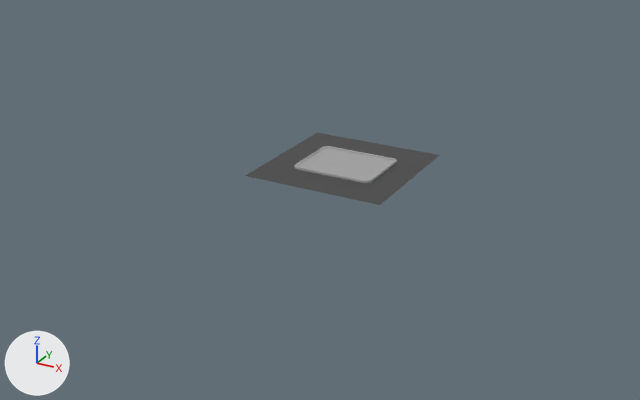
Renders of the FBX model Assets/Configs/Playmat/PlaymatFBX.fbx from each side of a commit.
One viewpoint serves both versions: a camera (50 mm lens) standing at (63.5, -124.3, 54.7) and looking at (-2.6, -4.2, -5.4). Arrows for +X, +Y and +Z are at lower left; the lights stay in place.
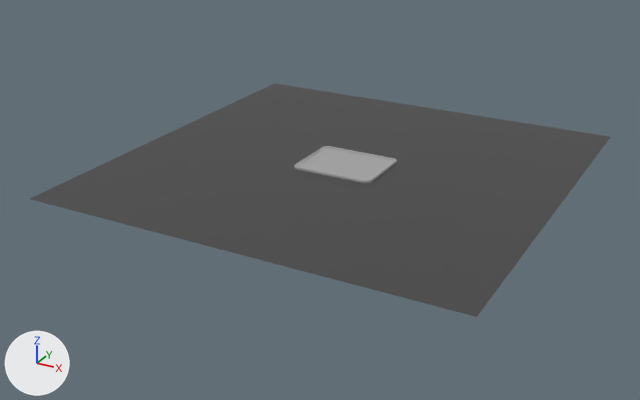
What changed in the scene script:
```text
Change me_cube_001:
    where me_cube_001.from_pydata(...)  # 100 vertices, 75 faces; spans x -12.2..12.2, y -12.2..12.2, z 0.0..0.4
    used by ob_cube; location = (0.0, 0.0, 0.0)
    me_cube_001 part 1
    me_cube_001.vertices[96].co: (-12.2, -12.2, 0.0) -> (-36.1, -36.1, 0.0)  # pixel (244, 175) -> pixel (29, 198)
    me_cube_001.vertices[97].co: (12.2, -12.2, 0.0) -> (36.1, -36.1, 0.0)  # pixel (379, 205) -> pixel (476, 316)
    me_cube_001.vertices[98].co: (-12.2, 12.2, 0.0) -> (-36.1, 36.1, 0.0)  # pixel (317, 132) -> pixel (274, 83)
    me_cube_001.vertices[99].co: (12.2, 12.2, 0.0) -> (36.1, 36.1, 0.0)  # pixel (440, 155) -> pixel (610, 136)
```

Changed parts and their boxes [x1, y1, x2, y2] in the pictures (640 x 400 px):
'Cube', reshaped (198% wider, 222% taller)
    before: [245, 133, 439, 205]
    after: [30, 83, 610, 317]
